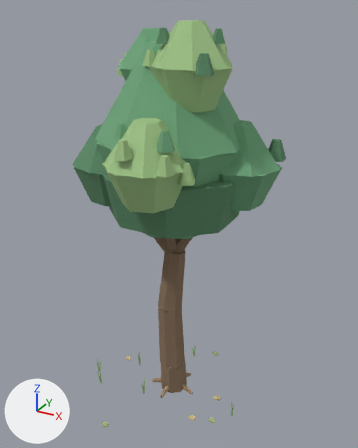
The glTF model src/models/trees/maple.glb as it was, and as the next commit left it.
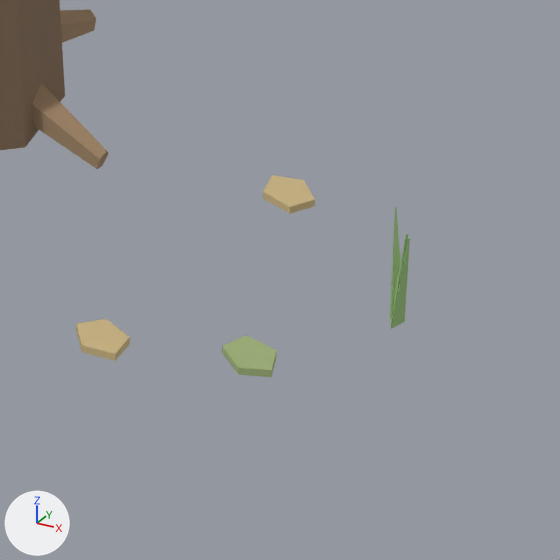
The first picture shows the older version from a 50 mm camera at (7.44, -13.12, 13.35) aimed at (0.13, 0.18, 6.7). The close-ups show the older and then the newer version on the part from 50% to 71% of the width and 83% to 100% of the height of that picture. Only the edits that show in the close-ups are written down. Arrows for +X, +Y and +Z are at lower left; the lights stay in place.

In view in the first close-up: 'Grass#7', 'Grass#8', 'Grass#9', 'Litter', 'Litter#3', 'Litter#4', 'Root', 'Root#5', 'Trunk', 'Trunk.Stump'.
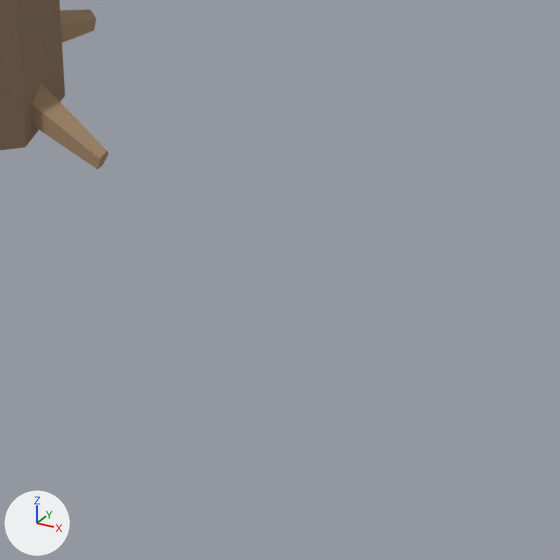
Pixel boxes [x1, y1, x2, y2] of what changed, in the close-ups (560 x 560 px):
'Litter#4', deleted (green)
    before: [222, 335, 277, 377]
'Litter#3', deleted (beige)
    before: [76, 319, 130, 361]
'Litter', deleted (beige)
    before: [263, 175, 315, 214]
'Grass#7', deleted (green)
    before: [391, 237, 410, 329]
'Grass#8', deleted (green)
    before: [390, 207, 400, 326]
'Grass#9', deleted
    before: [391, 233, 408, 328]

What the commit changed:
Object 'Litter' (ob_litter) is deleted.
Object 'Litter#3' (ob_litter_3) is deleted.
Object 'Grass#7' (ob_grass_7) is deleted.
Object 'Grass#8' (ob_grass_8) is deleted.
Object 'Grass#9' (ob_grass_9) is deleted.
Object 'Litter#4' (ob_litter_4) is deleted.
